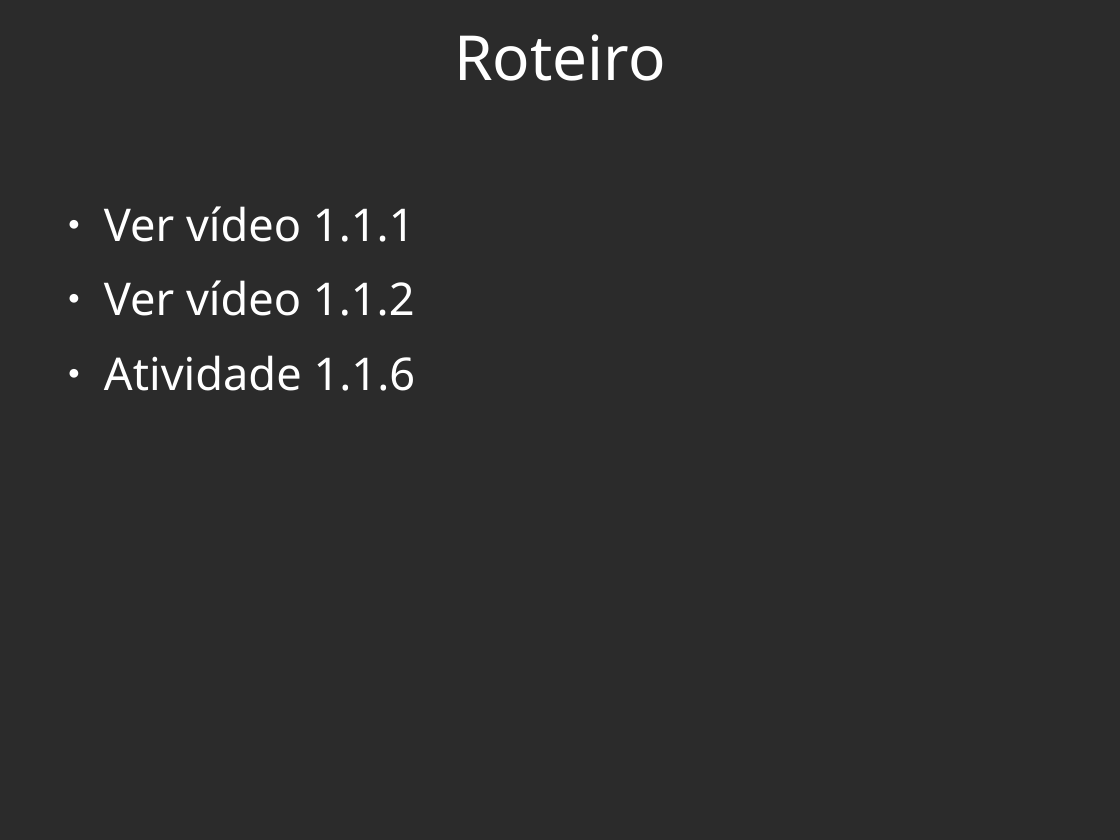
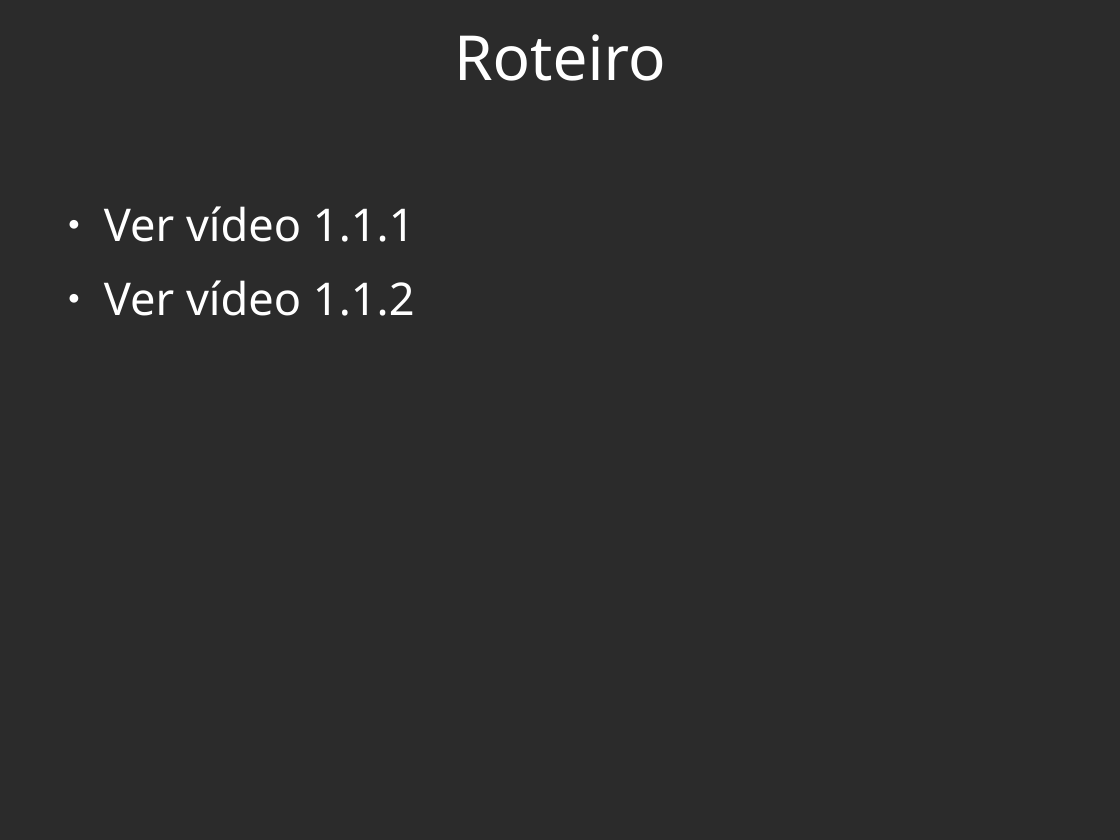
Before and after one commit to viniciusalveshax/aulas, a slide deck: slide 9 of redes-1/pdf04-packet-tracer/pdf04-introducao-ao-packet-tracer.odp. Drawn at 1120x840 pixels with LibreOffice and Linux fonts; fonts in the diff are those of the drawing; background and template pictures are left out; a plain dark background stands for a picture behind light text. Boxes give left, top, right and bottom in pixels: in the first picture for what was removed or moved away, otherwise in the second. Text is boxed around its words. In the diff, an @@ line names an element or a change of style, - is before the commit and + after.

```diff
--- a/redes-1/pdf04-packet-tracer/pdf04-introducao-ao-packet-tracer.odp
+++ b/redes-1/pdf04-packet-tracer/pdf04-introducao-ao-packet-tracer.odp
@@ text at (104,355,416,391): paragraph removed @@
-● Atividade 1.1.6
```
Also in this commit, not shown: 1 other slide changed, 5 other files.
